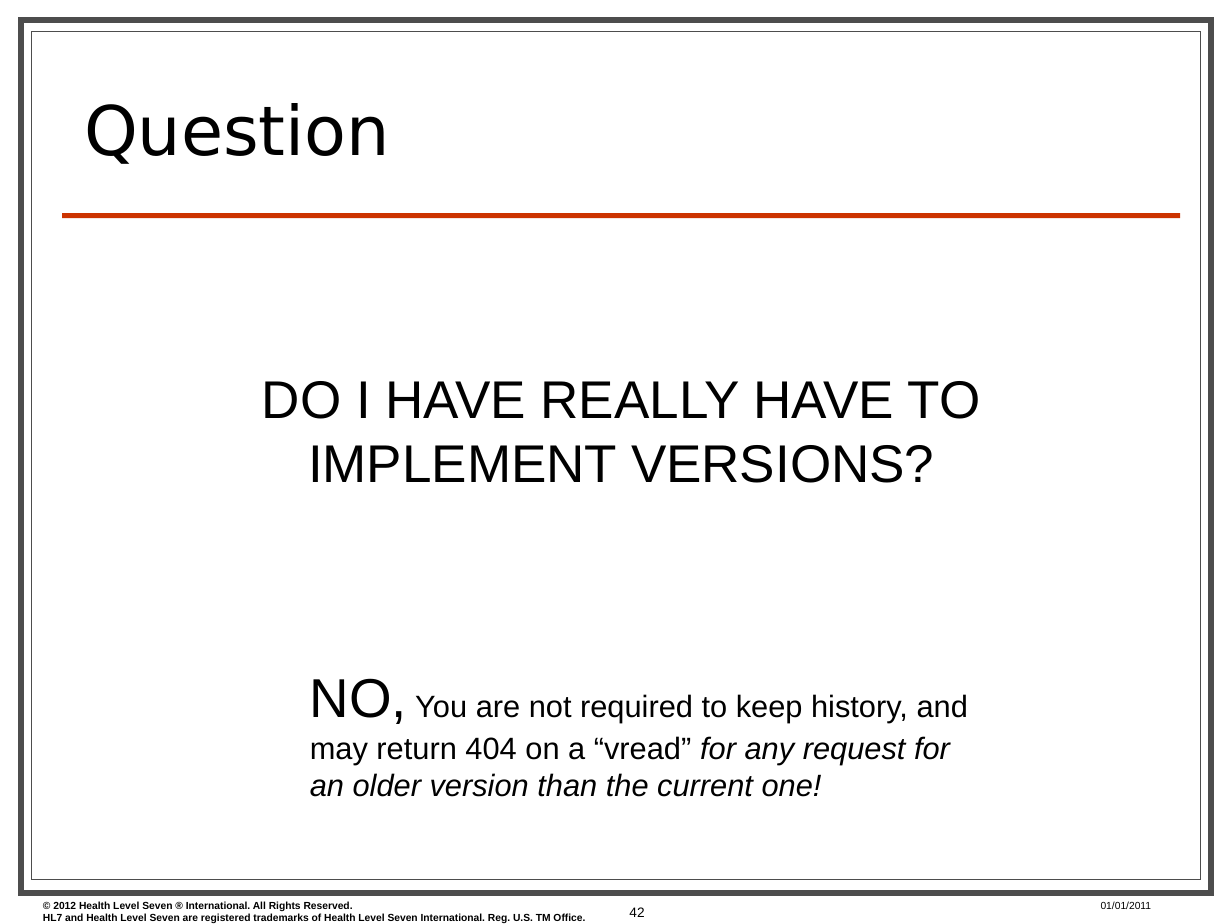
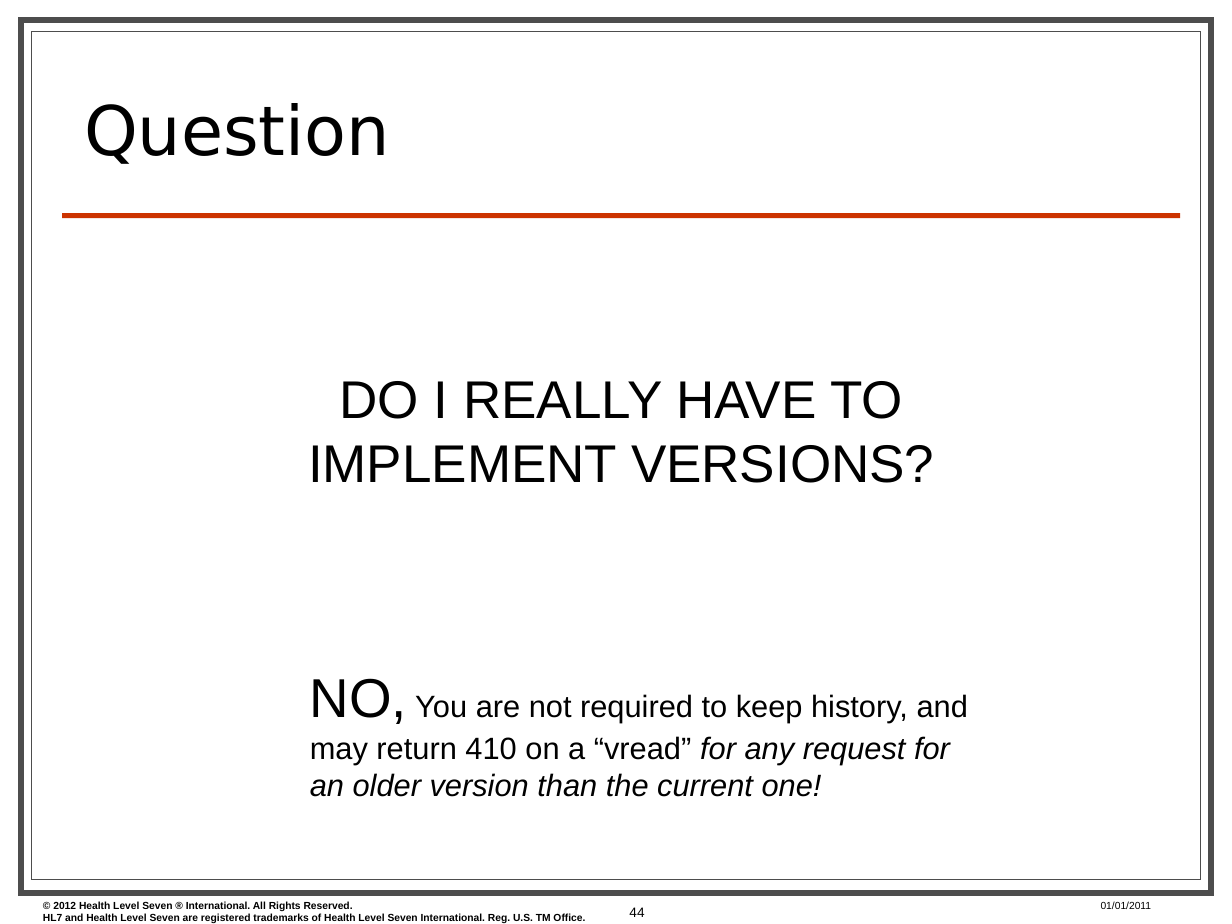
Before and after one commit to vista-novo/fhir, a slide deck: slide 44 of documents/Tutorials/201301 - Phoenix - FhirForDevelopersWGMTutorial.pptx (slide 42 before the commit). Drawn at 1232x924 pixels with LibreOffice and Linux fonts; fonts in the diff are those of the drawing; background and template pictures are left out. Boxes give left, top, right and bottom in pixels: in the first picture for what was removed or moved away, otherwise in the second. Text is boxed around its words. In the diff, an @@ line names an element or a change of style, - is before the commit and + after.

```diff
--- a/documents/Tutorials/201301 - Phoenix - FhirForDevelopersWGMTutorial.pptx
+++ b/documents/Tutorials/201301 - Phoenix - FhirForDevelopersWGMTutorial.pptx
@@ text at (308, 381, 934, 483): text changed @@
-DO I HAVE REALLY HAVE TO IMPLEMENT VERSIONS?
+DO I REALLY HAVE TO IMPLEMENT VERSIONS?
@@ text at (310, 678, 968, 797): text changed @@
-NO, You are not required to keep history, and may return 404 on a “vread” for any request for an older version than the current one!
+NO, You are not required to keep history, and may return 410 on a “vread” for any request for an older version than the current one!
@@ page number at (629, 907, 644, 917): text changed @@
-42
+44
```
Also in this commit, not shown: 9 other slides changed, 19 slides added.
